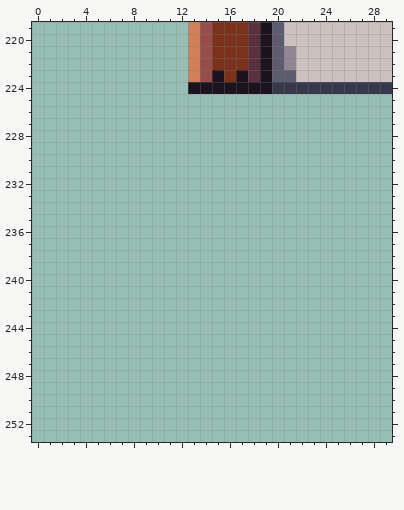
A pixel-art file gets an edit: Reference Documents/church.ase. That is the earlier state.
250x400 pixels, 1 frame. Shown: x 0..29, y 219..253.
Now the later version:
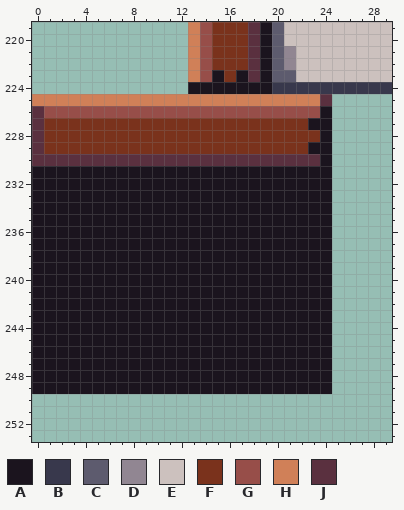
Palette (. is transparent): A #1b141e  B #38384c  C #5d5b6e  D #918692  E #ccc1be  F #7a321c  G #974e49  H #d08058  J #5a303f
Author's note on the commit: make church/cellar wider
The exact change:
Layer "fg":
y 225: x 0..24 ......................... -> HHHHHHHHHHHHHHHHHHHHHHHHJ
y 226: x 0..24 ......................... -> JGGGGGGGGGGGGGGGGGGGGGGGA
y 227: x 0..24 ......................... -> JFFFFFFFFFFFFFFFFFFFFFFAA
y 228: x 0..24 ......................... -> JFFFFFFFFFFFFFFFFFFFFFFFA
y 229: x 0..24 ......................... -> JFFFFFFFFFFFFFFFFFFFFFFAA
y 230: x 0..24 ......................... -> JJJJJJJJJJJJJJJJJJJJJJJJA
y 231..249: x 0..24 ......................... -> AAAAAAAAAAAAAAAAAAAAAAAAA
Where, in picture pixels (left, top, right, bottom), the same in both pictures:
added: (32, 94, 332, 394)
